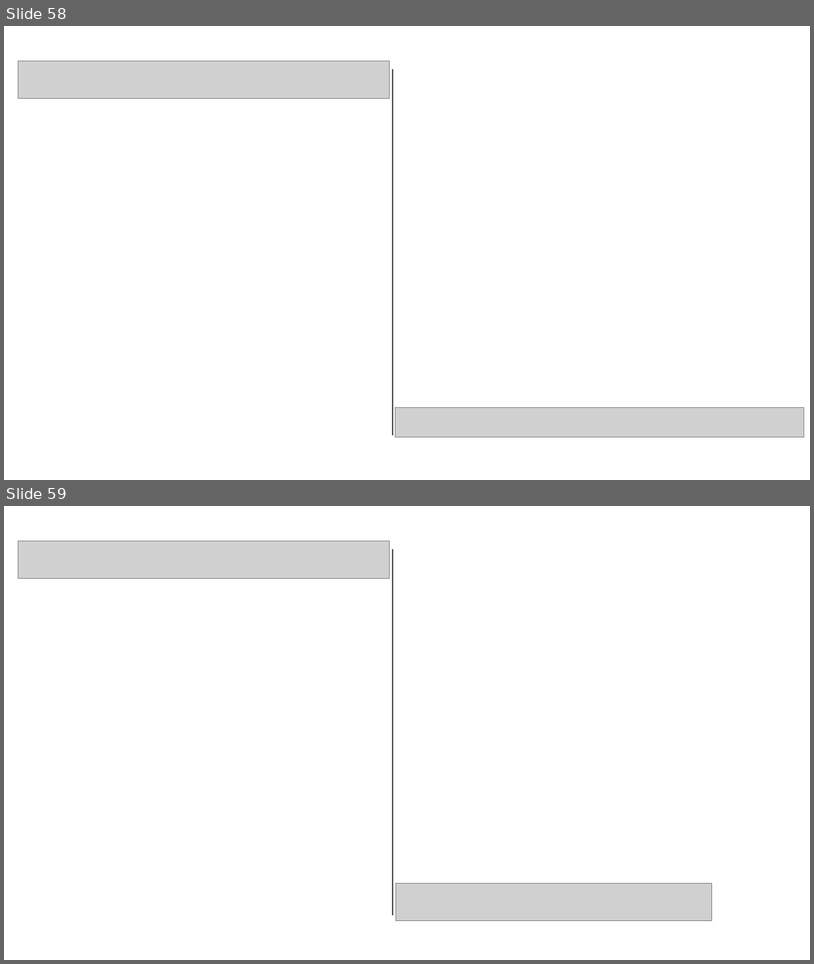
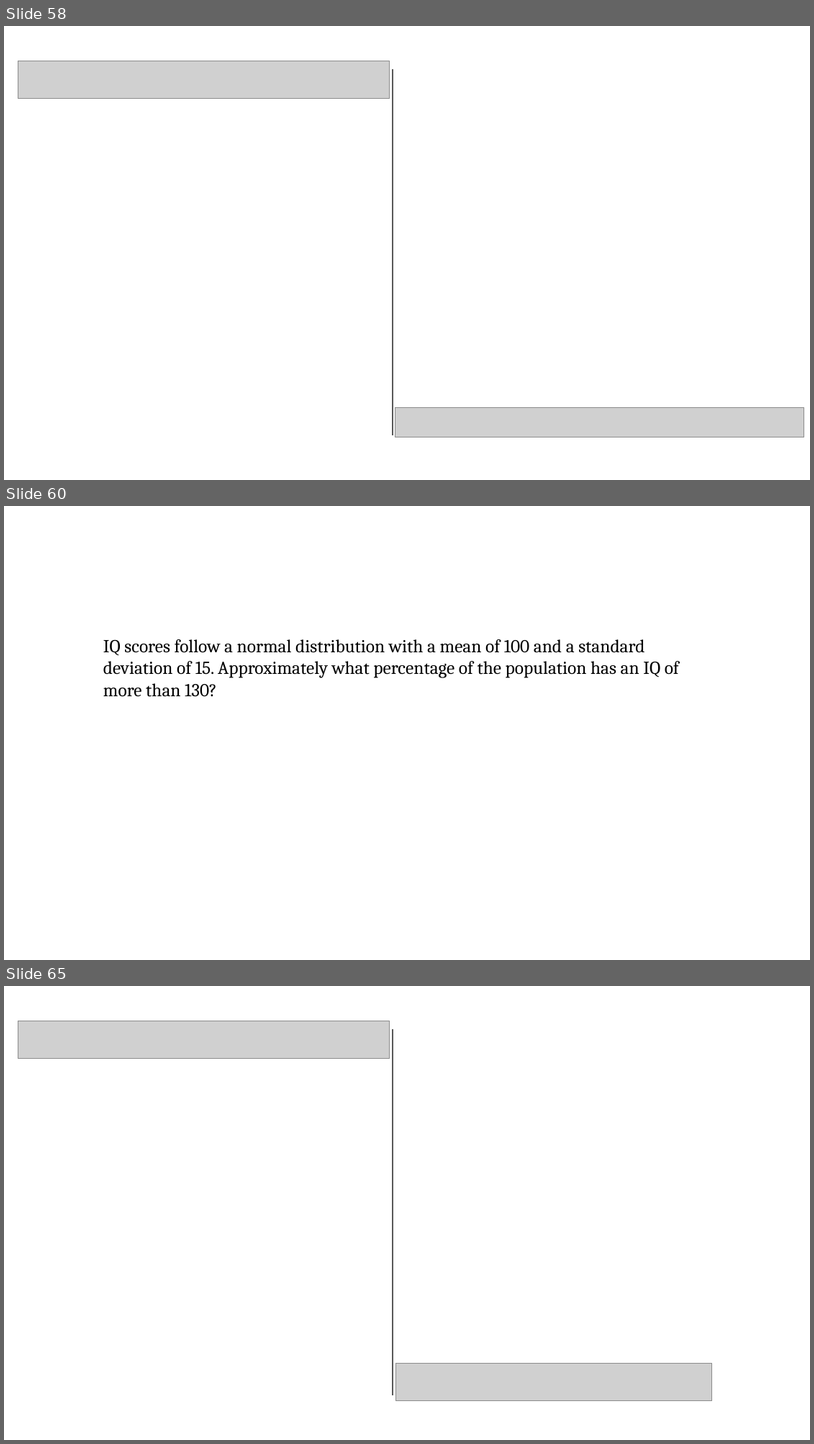
Before and after one commit to pvermees/geostats, a slide deck: slides/quizzes.odp. Shown one above the other, each under a label of ours: slides 58 and 59 before the commit, slides 58, 60 and 65 after it; the slides between them are not shown. The pictures are 814x964 and 814x1444 pixels, drawn with LibreOffice and Linux fonts; fonts in the diff are those of the drawing; grey boxes stand for pictures. Boxes give left, top, right and bottom in pixels: in the first picture for what was removed or moved away, otherwise in the second. Text is boxed around its words. In the diff, an @@ line names an element or a change of style, - is before the commit and + after.

Commit message:
Updated normal distribution table

```diff
--- a/slides/quizzes.odp
+++ b/slides/quizzes.odp
@@ slide 60 added at (4, 506, 810, 960), background #FFFFFF @@
@@ text added at (103, 639, 679, 697), 18 pt, text #000000 @@
+IQ scores follow a normal distribution with a mean of 100 and a standard deviation of 15. Approximately what percentage of the population has an IQ of more than 130?
@@ what was slide 59 is now slide 65 @@
```
Also in this commit, not shown: 10 slides changed, 5 other slides added, 4 other files.
